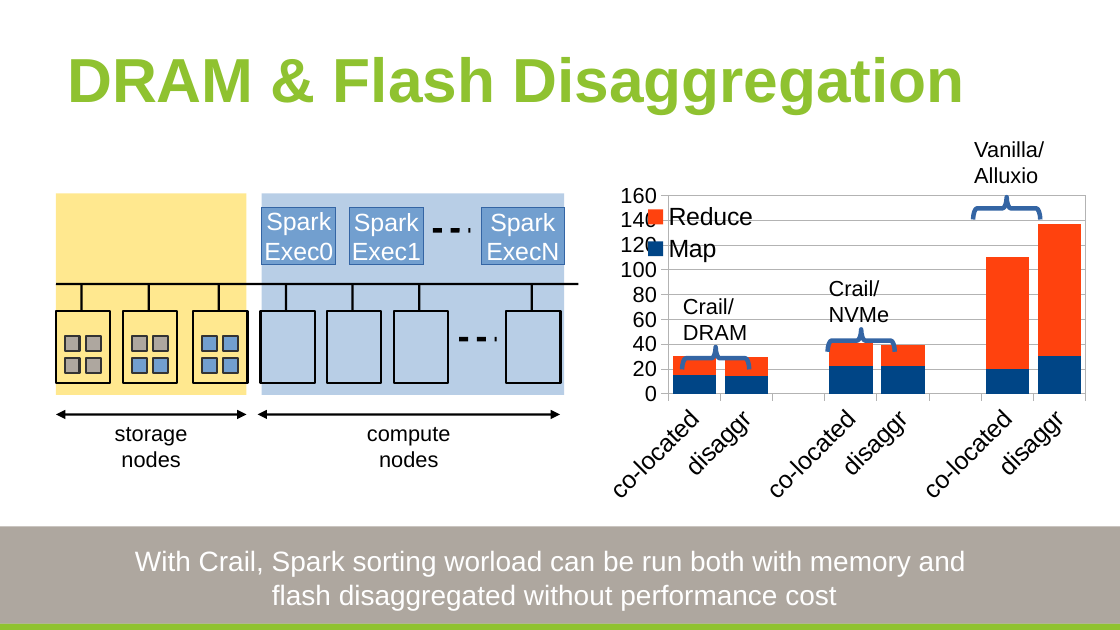
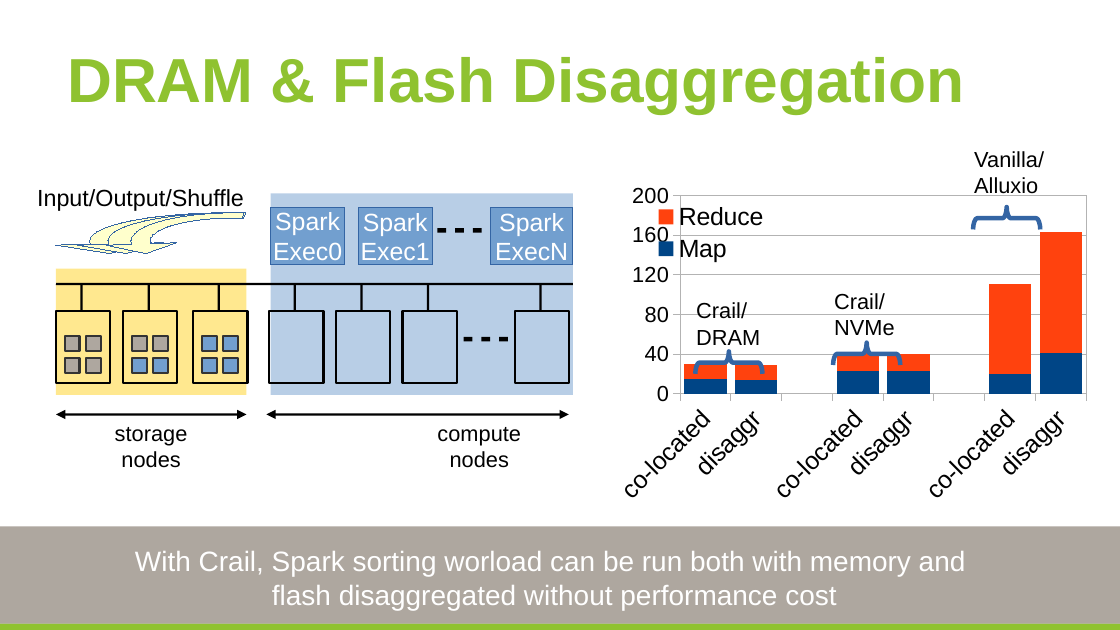
Before and after one commit to huangyibo/spark-summit-17, a slide deck: slide 27 of template.odp. Drawn at 1120x630 pixels with LibreOffice and Linux fonts; fonts in the diff are those of the drawing; background and template pictures are left out. Boxes give left, top, right and bottom in pixels: in the first picture for what was removed or moved away, otherwise in the second. Text is boxed around its words. In the diff, an @@ line names an element or a change of style, - is before the commit and + after.

```diff
--- a/template.odp
+++ b/template.odp
@@ text "Vanilla/Alluxio": place and size @@
-text "Vanilla/Alluxio" at box(974, 141, 1044, 184)
+text "Vanilla/Alluxio" at box(974, 151, 1044, 196)
@@ text added at box(37, 189, 244, 211), 15 pt, text #000000 @@
+Input/Output/Shuffle
@@ column stacked chart at box(616, 184, 1086, 504) @@
@@ Map, disaggr: 31 to 41 @@
@@ Reduce, disaggr: 106 to 122 @@
@@ value axis changed @@
@@ plot area changed @@
@@ column stacked chart: place and size @@
-column stacked chart at box(605, 184, 1086, 504)
+column stacked chart at box(616, 184, 1086, 504)
@@ freeform shape: place and size @@
-freeform shape at box(973, 197, 1040, 220)
+freeform shape at box(973, 207, 1040, 230)
@@ freeform shape added at box(90, 213, 370, 269), fill #FFFFCC, outline #3465A4 0 pt @@
@@ freeform shape added at box(108, 213, 357, 269), fill #FFFFCC, outline #3465A4 0 pt @@
@@ freeform shape added at box(131, 213, 336, 269), fill #FFFFCC, outline #3465A4 0 pt @@
@@ line moved from (433, 231) - (470, 231) to (437, 231) - (486, 231) @@
@@ rectangle: place and size @@
-rectangle at box(56, 194, 246, 395)
+rectangle at box(56, 269, 246, 395)
@@ line moved from (56, 284) - (578, 284) to (56, 284) - (573, 284) @@
@@ text "Crail/" rewrapped from box(683, 298, 747, 345) to box(696, 302, 760, 345) @@
@@ text "Crail/": place and size @@
-text "Crail/" at box(829, 280, 890, 323)
+text "Crail/" at box(834, 293, 895, 336)
@@ 8 rectangles, 4 lines, 1 double arrow: place and size @@
-8 rectangles, 4 lines, 1 double arrow at box(258, 194, 564, 414)
+8 rectangles, 4 lines, 1 double arrow at box(267, 194, 573, 414)
@@ line moved from (459, 339) - (496, 339) to (464, 339) - (511, 339) @@
@@ freeform shape: place and size @@
-freeform shape at box(682, 347, 749, 370)
+freeform shape at box(696, 352, 763, 374)
@@ freeform shape: place and size @@
-freeform shape at box(828, 329, 895, 352)
+freeform shape at box(833, 343, 900, 365)
@@ text "compute": place and size @@
-text "compute" at box(367, 427, 451, 468)
+text "compute" at box(437, 427, 521, 468)
```
Also in this commit, not shown: 1 other slide changed, 1 other file.
